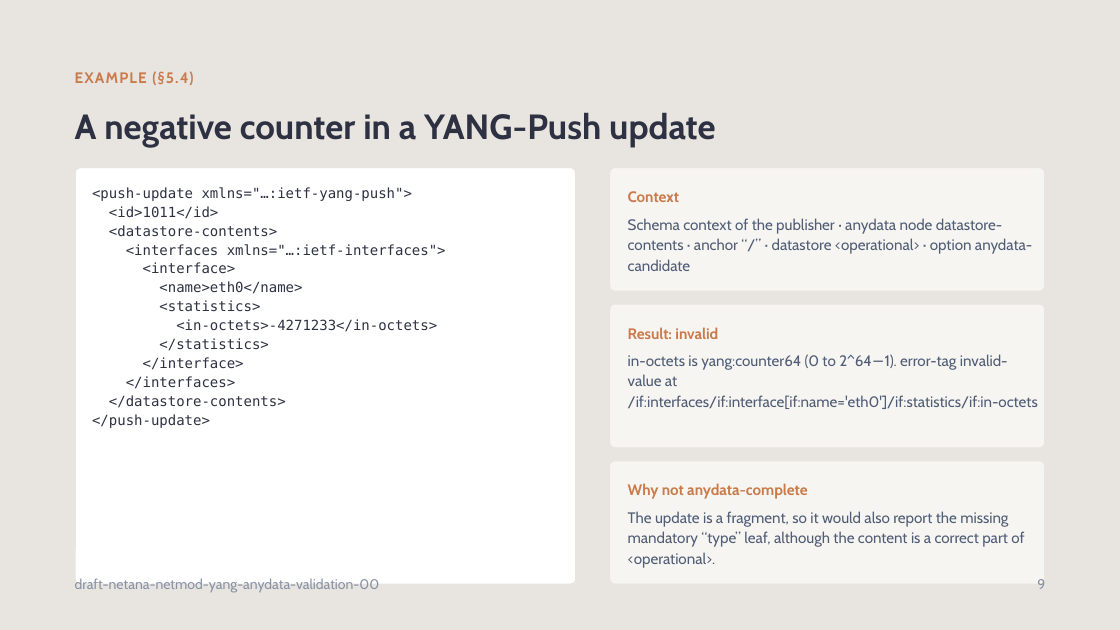
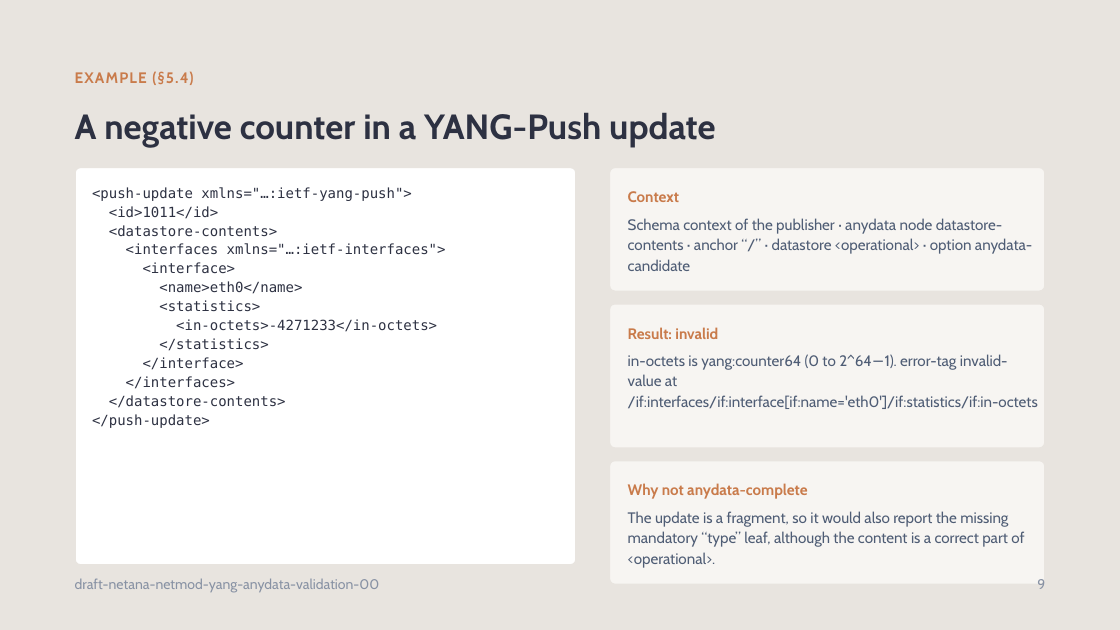
Before and after one commit to network-analytics/ietf-network-analytics-document-status, a slide deck: slide 9 of 127/NETMOD/draft-netana-netmod-yang-anydata-validation-00.pptx. Drawn at 1120x630 pixels with LibreOffice and Linux fonts; fonts in the diff are those of the drawing. Boxes give left, top, right and bottom in pixels: in the first picture for what was removed or moved away, otherwise in the second. Text is boxed around its words. In the diff, an @@ line names an element or a change of style, - is before the commit and + after.

```diff
--- a/127/NETMOD/draft-netana-netmod-yang-anydata-validation-00.pptx
+++ b/127/NETMOD/draft-netana-netmod-yang-anydata-validation-00.pptx
@@ rounded rectangle "<push-update xmlns="…:ietf-yang-push">": place and size @@
-rounded rectangle "<push-update xmlns="…:ietf-yang-push">" at (76,168,576,585)
+rounded rectangle "<push-update xmlns="…:ietf-yang-push">" at (76,168,576,565)
```
Also in this commit, not shown: 3 other slides changed, 1 other file.
